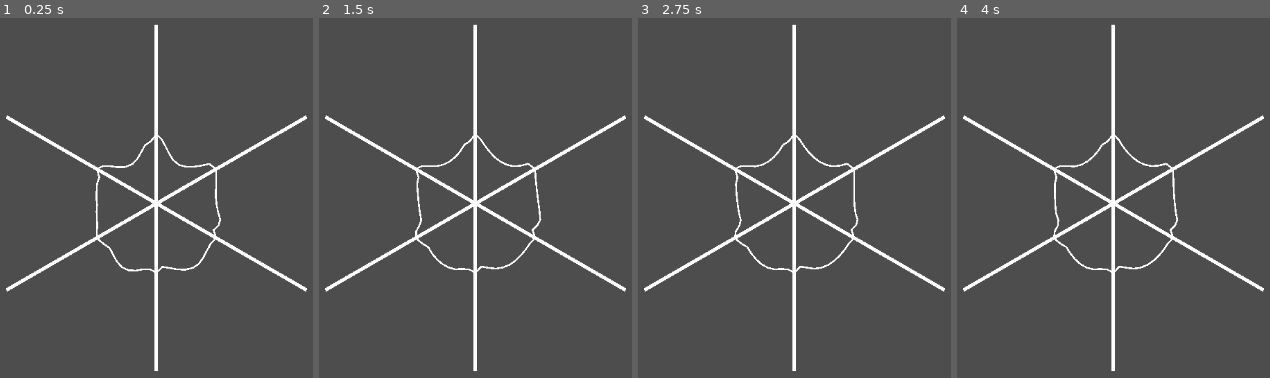
Above: before the commit, frames 1-4 (left to right).
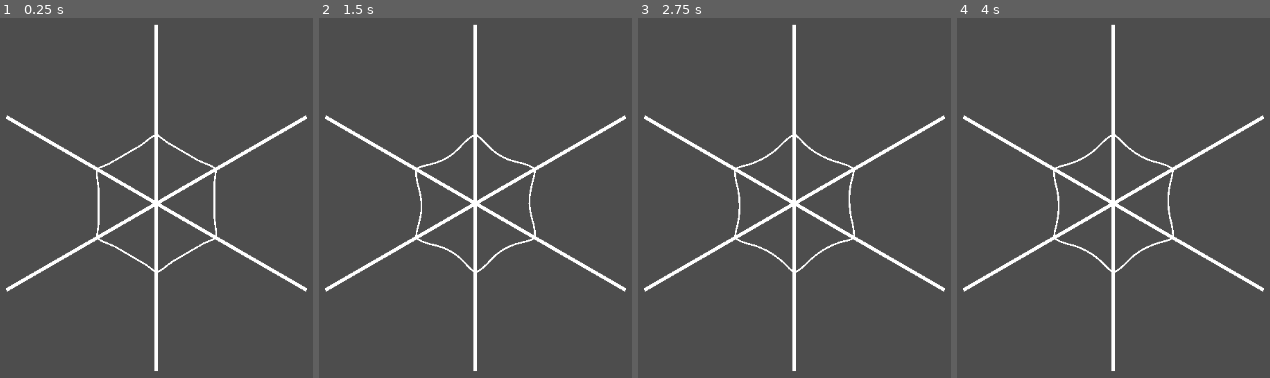
Above: after the commit, the same moments.

Repository: Ofir160/Itsy-Bitsy-Spider-Repository
Game: Godot game, scene res://Scenes/level_1.tscn
Same seed, same stepped clock (60 frames per second), same inputs: the game is played once before the commit and once after it.
Inputs:
- Up to frame 1 (0.25 s): no input
- Up to frame 2 (1.5 s): no input
- Up to frame 3 (2.75 s): no input
- Up to frame 4 (4 s): no input

The runs differ from the first frame. In frame 1, 1.4% of the frame differs, in the area x 30-71%, y 32-71%; in frame 2, 1.4%; in frame 3, 1.4%; in frame 4, 1.4%.

Commit message:
ITS SO COOL
I added a gravitational attractor in the middle of the web so the web looks more web shaped. Area2D is so cool!!!!

Diff:
--- a/Scenes/level_1.tscn
+++ b/Scenes/level_1.tscn
@@ -1,9 +1,23 @@
-[gd_scene load_steps=3 format=3 uid="uid://d2smjd2mabxsc"]
+[gd_scene load_steps=4 format=3 uid="uid://d2smjd2mabxsc"]
 
 [ext_resource type="PackedScene" uid="uid://do3ooc0q0aq8m" path="res://Scenes/frame_thread.tscn" id="1_vk57k"]
 [ext_resource type="PackedScene" uid="uid://dcj0iui4jilgj" path="res://Scenes/thread.tscn" id="2_8ffim"]
 
+[sub_resource type="CircleShape2D" id="CircleShape2D_xfk5q"]
+radius = 239.68
+
 [node name="Level 1" type="Node2D"]
+
+[node name="Area2D" type="Area2D" parent="."]
+position = Vector2(-1, -6)
+gravity_space_override = 3
+gravity_point = true
+gravity_point_center = Vector2(0, 0)
+gravity_direction = Vector2(0, 0)
+gravity = 100.0
+
+[node name="CollisionShape2D" type="CollisionShape2D" parent="Area2D"]
+shape = SubResource("CircleShape2D_xfk5q")
 
 [node name="Camera" type="Camera2D" parent="."]
 
@@ -11,32 +25,27 @@
 
 [node name="SpiralThreads" type="Node" parent="Threads"]
 
-[node name="Thread" parent="Threads/SpiralThreads" node_paths=PackedStringArray("PointA", "PointB") instance=ExtResource("2_8ffim")]
-position = Vector2(2, 0)
+[node name="Thread 1" parent="Threads/SpiralThreads" node_paths=PackedStringArray("PointA", "PointB") instance=ExtResource("2_8ffim")]
 PointA = NodePath("../../../Point 1")
 PointB = NodePath("../../../Point 2")
 
-[node name="Thread2" parent="Threads/SpiralThreads" node_paths=PackedStringArray("PointA", "PointB") instance=ExtResource("2_8ffim")]
-position = Vector2(2, 0)
+[node name="Thread 2" parent="Threads/SpiralThreads" node_paths=PackedStringArray("PointA", "PointB") instance=ExtResource("2_8ffim")]
 PointA = NodePath("../../../Point 2")
 PointB = NodePath("../../../Point 3")
 
-[node name="Thread3" parent="Threads/SpiralThreads" node_paths=PackedStringArray("PointA", "PointB") instance=ExtResource("2_8ffim")]
-position = Vector2(2, 0)
+[node name="Thread 3" parent="Threads/SpiralThreads" node_paths=PackedStringArray("PointA", "PointB") instance=ExtResource("2_8ffim")]
 PointA = NodePath("../../../Point 3")
 PointB = NodePath("../../../Point 4")
 
-[node name="Thread4" parent="Threads/SpiralThreads" node_paths=PackedStringArray("PointA", "PointB") instance=ExtResource("2_8ffim")]
+[node name="Thread 4" parent="Threads/SpiralThreads" node_paths=PackedStringArray("PointA", "PointB") instance=ExtResource("2_8ffim")]
 PointA = NodePath("../../../Point 4")
 PointB = NodePath("../../../Point 5")
 
-[node name="Thread5" parent="Threads/SpiralThreads" node_paths=PackedStringArray("PointA", "PointB") instance=ExtResource("2_8ffim")]
-position = Vector2(2, 0)
+[node name="Thread 5" parent="Threads/SpiralThreads" node_paths=PackedStringArray("PointA", "PointB") instance=ExtResource("2_8ffim")]
 PointA = NodePath("../../../Point 5")
 PointB = NodePath("../../../Point 6")
 
-[node name="Thread6" parent="Threads/SpiralThreads" node_paths=PackedStringArray("PointA", "PointB") instance=ExtResource("2_8ffim")]
-position = Vector2(2, 0)
+[node name="Thread 6" parent="Threads/SpiralThreads" node_paths=PackedStringArray("PointA", "PointB") instance=ExtResource("2_8ffim")]
 PointA = NodePath("../../../Point 6")
 PointB = NodePath("../../../Point 1")
 
--- a/Scenes/thread.tscn
+++ b/Scenes/thread.tscn
@@ -12,42 +12,55 @@
 physics_bodies = [NodePath("NodeA"), NodePath("ThreadSegment"), NodePath("ThreadSegment2"), NodePath("ThreadSegment3"), …(187 unchanged characters)…
 
 [node name="NodeA" type="StaticBody2D" parent="."]
+collision_layer = 0
+collision_mask = 0
 
 [node name="CollisionShape2D" type="CollisionShape2D" parent="NodeA"]
 shape = SubResource("CircleShape2D_jmrop")
 
 [node name="NodeB" type="StaticBody2D" parent="."]
 position = Vector2(0, 100)
+collision_layer = 0
+collision_mask = 0
 
 [node name="CollisionShape2D" type="CollisionShape2D" parent="NodeB"]
 shape = SubResource("CircleShape2D_jmrop")
 
 [node name="ThreadSegment" parent="." instance=ExtResource("2_jmrop")]
 position = Vector2(0, 10)
+collision_mask = 2
 
 [node name="ThreadSegment2" parent="." instance=ExtResource("2_jmrop")]
 position = Vector2(0, 20)
+collision_mask = 2
 
 [node name="ThreadSegment3" parent="." instance=ExtResource("2_jmrop")]
 position = Vector2(0, 30)
+collision_mask = 2
 
 [node name="ThreadSegment4" parent="." instance=ExtResource("2_jmrop")]
 position = Vector2(0, 40)
+collision_mask = 2
 
 [node name="ThreadSegment5" parent="." instance=ExtResource("2_jmrop")]
 position = Vector2(0, 50)
+collision_mask = 2
 
 [node name="ThreadSegment6" parent="." instance=ExtResource("2_jmrop")]
 position = Vector2(0, 60)
+collision_mask = 2
 
 [node name="ThreadSegment7" parent="." instance=ExtResource("2_jmrop")]
 position = Vector2(0, 70)
+collision_mask = 2
 
 [node name="ThreadSegment8" parent="." instance=ExtResource("2_jmrop")]
 position = Vector2(0, 80)
+collision_mask = 2
 
 [node name="ThreadSegment9" parent="." instance=ExtResource("2_jmrop")]
 position = Vector2(0, 90)
+collision_mask = 2
 
 [node name="PinJoint2D" type="PinJoint2D" parent="."]
 position = Vector2(0, 5)
--- a/project.godot
+++ b/project.godot
@@ -17,4 +17,4 @@
 
 [physics]
 
-2d/default_gravity=981.0
+2d/default_gravity=0.0
